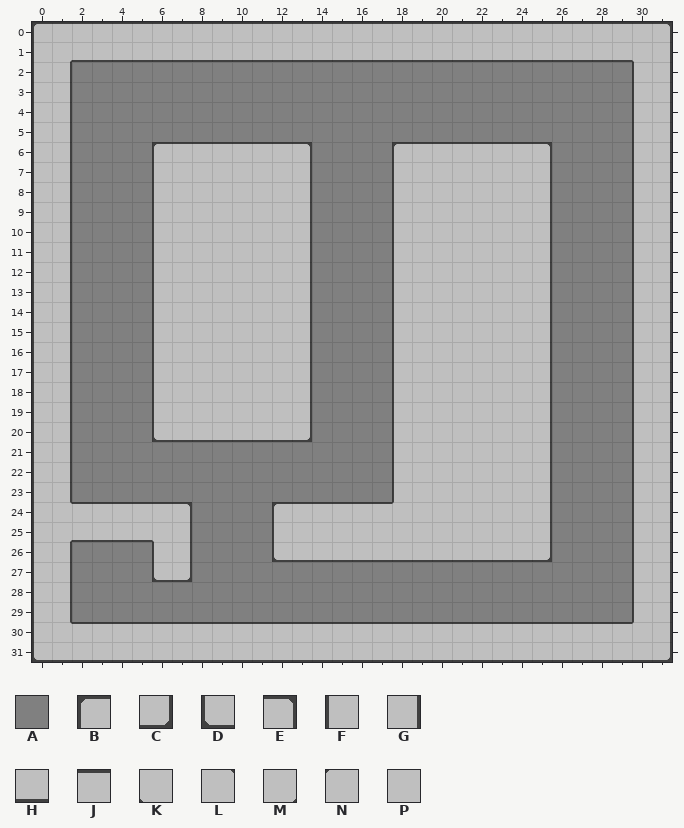
An edit to a level. Tiled map, src/assets/maps/map.tmx. The picture above was drawn from the file before the commit.
Cells are 32x32 px. Shown: x 0..31, y 0..31.
Key: from "tiles": A 0, B 7, C 7 turned 180, D 7 turned 270, E 7 turned 90, F 11, G 11 turned 180, H 11 turned 270, J 11 turned 90, K 15, L 15 turned 180, M 15 turned 270, N 15 turned 90, P 18.
_ is an empty cell.
Layer "Tiles" before, first column x 0:
 0 BJJJJJJJJJJJJJJJJJJJJJJJJJJJJJJE
 1 FMHHHHHHHHHHHHHHHHHHHHHHHHHHHHKG
 2 FGAAAAAAAAAAAAAAAAAAAAAAAAAAAAFG
 3 FGAAAAAAAAAAAAAAAAAAAAAAAAAAAAFG
 4 FGAAAAAAAAAAAAAAAAAAAAAAAAAAAAFG
 5 FGAAAAAAAAAAAAAAAAAAAAAAAAAAAAFG
 6 FGAAAABJJJJJJEAAAABJJJJJJEAAAAFG
 7 FGAAAAFPPPPPPGAAAAFPPPPPPGAAAAFG
 8 FGAAAAFPPPPPPGAAAAFPPPPPPGAAAAFG
 9 FGAAAAFPPPPPPGAAAAFPPPPPPGAAAAFG
10 FGAAAAFPPPPPPGAAAAFPPPPPPGAAAAFG
11 FGAAAAFPPPPPPGAAAAFPPPPPPGAAAAFG
12 FGAAAAFPPPPPPGAAAAFPPPPPPGAAAAFG
13 FGAAAAFPPPPPPGAAAAFPPPPPPGAAAAFG
14 FGAAAAFPPPPPPGAAAAFPPPPPPGAAAAFG
15 FGAAAAFPPPPPPGAAAAFPPPPPPGAAAAFG
16 FGAAAAFPPPPPPGAAAAFPPPPPPGAAAAFG
17 FGAAAAFPPPPPPGAAAAFPPPPPPGAAAAFG
18 FGAAAAFPPPPPPGAAAAFPPPPPPGAAAAFG
19 FGAAAAFPPPPPPGAAAAFPPPPPPGAAAAFG
20 FGAAAADHHHHHHCAAAAFPPPPPPGAAAAFG
21 FGAAAAAAAAAAAAAAAAFPPPPPPGAAAAFG
22 FGAAAAAAAAAAAAAAAAFPPPPPPGAAAAFG
23 FGAAAAAAAAAAAAAAAAFPPPPPPGAAAAFG
24 FLJJJJJEAAAABJJJJJNPPPPPPGAAAAFG
25 FMHHHHKGAAAAFPPPPPPPPPPPPGAAAAFG
26 FGAAAAFGAAAADHHHHHHHHHHHHCAAAAFG
27 FGAAAADCAAAAAAAAAAAAAAAAAAAAAAFG
28 FGAAAAAAAAAAAAAAAAAAAAAAAAAAAAFG
29 FGAAAAAAAAAAAAAAAAAAAAAAAAAAAAFG
30 FLJJJJJJJJJJJJJJJJJJJJJJJJJJJJNG
31 DHHHHHHHHHHHHHHHHHHHHHHHHHHHHHHC
Now the later version:
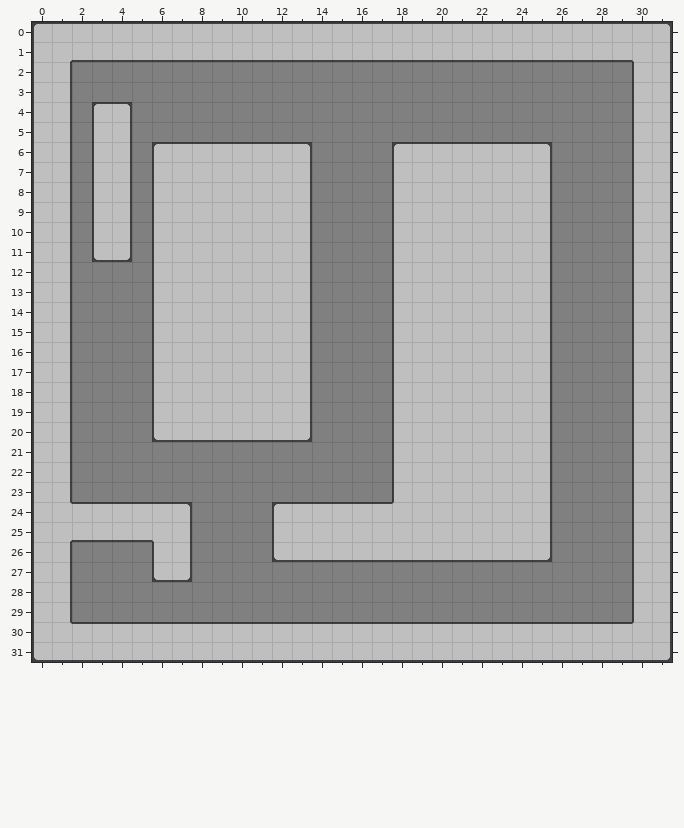
Changes in this commit:
Changed rows in their new state; . is an unchanged cell.
Layer "Tiles":
first column x 3:
 4 BE
 5 FG
 6 FG
 7 FG
 8 FG
 9 FG
10 FG
11 DC
Pixel boxes of the changes (left, top, right, bottom) in both pictures:
changed: (92, 102, 132, 262)
